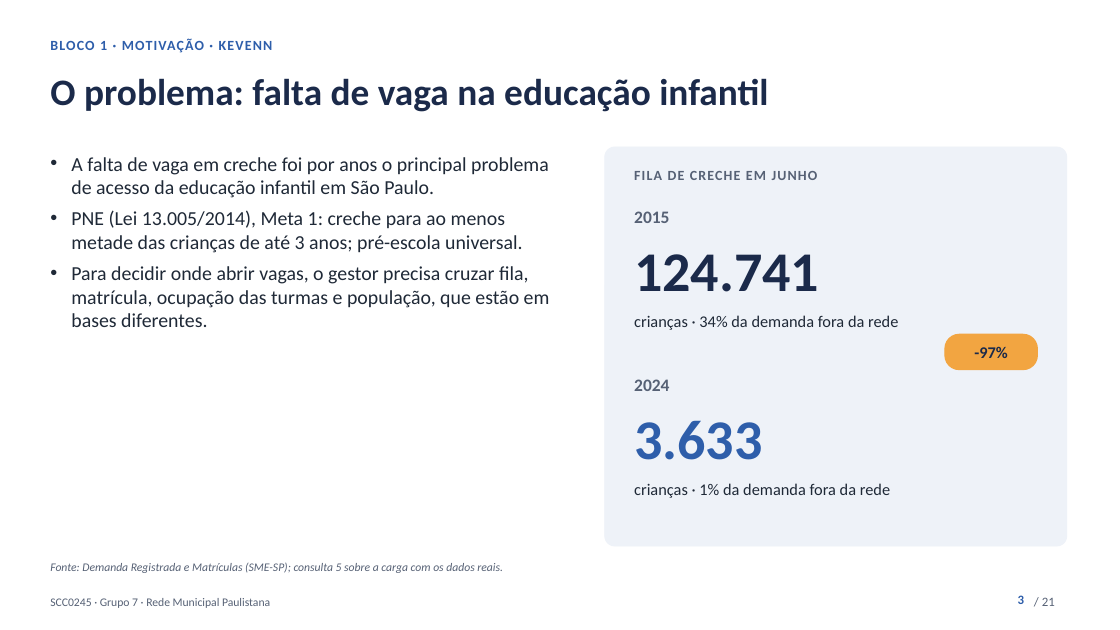
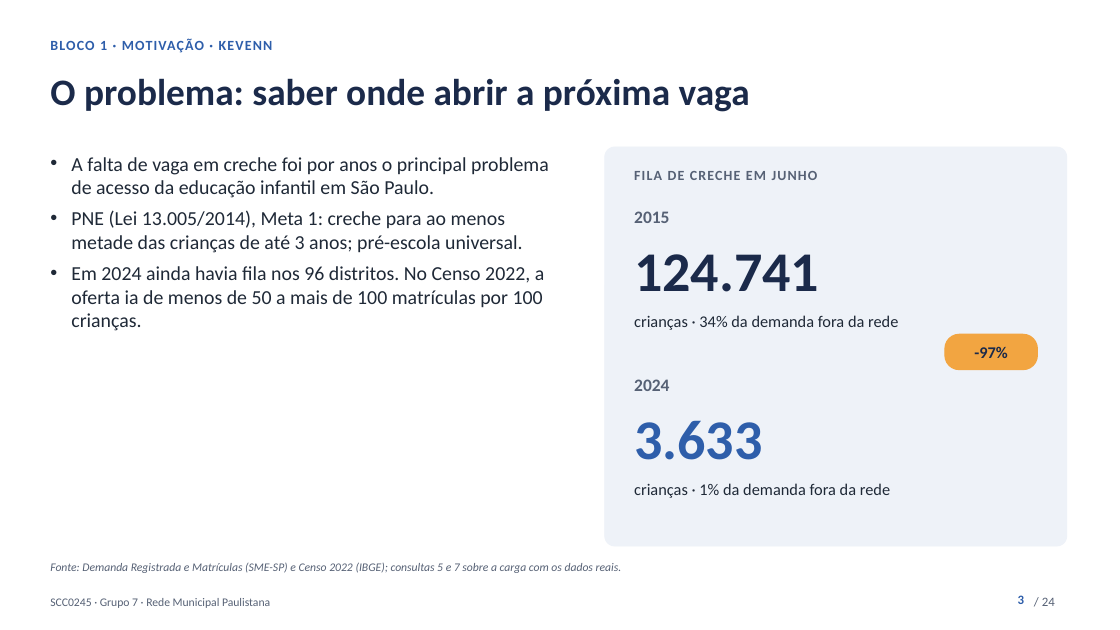
Before and after one commit to kevennlaranjeira/OLAP2026, a slide deck: slide 3 of docs/apresentacao/apresentacao-projeto1.pptx. Drawn at 1120x630 pixels with LibreOffice and Linux fonts; fonts in the diff are those of the drawing. Boxes give left, top, right and bottom in pixels: in the first picture for what was removed or moved away, otherwise in the second. Text is boxed around its words. In the diff, an @@ line names an element or a change of style, - is before the commit and + after.

Commit message:
docs(apresentacao): bloco 1 como proposta, com uma persona e 24 slides (#12)
O bloco 1 passa a vender a ideia: a Ana, persona hipotética no Grajaú; o problema na cidade (a fila caiu 97%, a pergunta agora é onde); a nossa solução, com as três bases num data warehouse; as perguntas do gestor; e a resposta para a Ana com números reais das consultas 5 e 7 (Grajaú contra Tremembé). O roteiro fecha o bloco e passa a palavra.

O bloco continua com 5 minutos, porque o enunciado pede tempo homogêneo; são 9 slides com menos tempo cada. pptx, HTML, testes e docs 08, 10, 11 e 12 vão para 24 slides.

```diff
--- a/docs/apresentacao/apresentacao-projeto1.pptx
+++ b/docs/apresentacao/apresentacao-projeto1.pptx
@@ text at (x1=50, y1=78, x2=750, y2=112): text changed @@
-O problema: falta de vaga na educação infantil
+O problema: saber onde abrir a próxima vaga
@@ text at (x1=71, y1=266, x2=545, y2=331): text changed @@
-• Para decidir onde abrir vagas, o gestor precisa cruzar fila, matrícula, ocupação das turmas e população, que estão em bases diferentes.
+• Em 2024 ainda havia fila nos 96 distritos. No Censo 2022, a oferta ia de menos de 50 a mais de 100 matrículas por 100 crianças.
@@ text at (x1=50, y1=562, x2=622, y2=573): text changed @@
-Fonte: Demanda Registrada e Matrículas (SME-SP); consulta 5 sobre a carga com os dados reais.
+Fonte: Demanda Registrada e Matrículas (SME-SP) e Censo 2022 (IBGE); consultas 5 e 7 sobre a carga com os dados reais.
@@ text at (x1=1042, y1=597, x2=1055, y2=606): text changed @@
-/ 21
+/ 24
```
Also in this commit, not shown: 19 other slides changed, 3 slides added, 7 other files.
